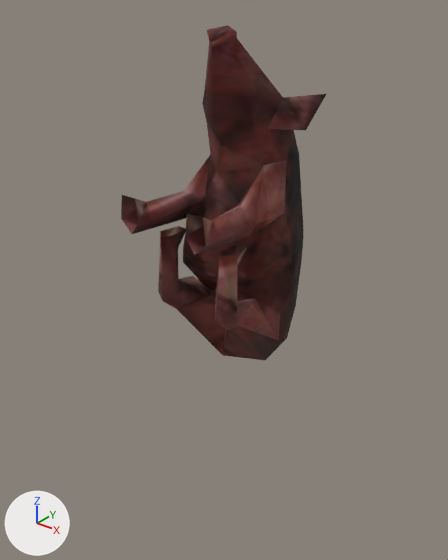
One commit to the glTF model apps/web/public/models/fauna/carcass-pig.glb: the scene before it, then after it.
The view is the same before and after, from a 50 mm camera at (1.713, -1.268, 1.303) aimed at (0.402, 0.371, 0.287). Lighting does not change. The marker at lower left points along +X, +Y and +Z. The older version comes first. Both versions are drawn at full value of the shape key 'hangs' of 'carcass-pig'; the numbers are the values there. Vertices at exactly the same position are counted once.

The scene before the commit, as lines of its bpy script (objects in view):
```python
me_carcass_pig = bpy.data.meshes.new('carcass-pig')
me_carcass_pig.from_pydata(...)  # 163 vertices, 303 faces; spans x 0.228..0.678, y 0.002..0.684, z -0.074..1.176
me_carcass_pig.materials.append(mat_carcass_pig_material)  # picture img_animal_pig_d
ob_carcass_pig = bpy.data.objects.new('carcass-pig', me_carcass_pig)
ob_carcass_pig.location = (0.0, 0.0, 0.0)
```
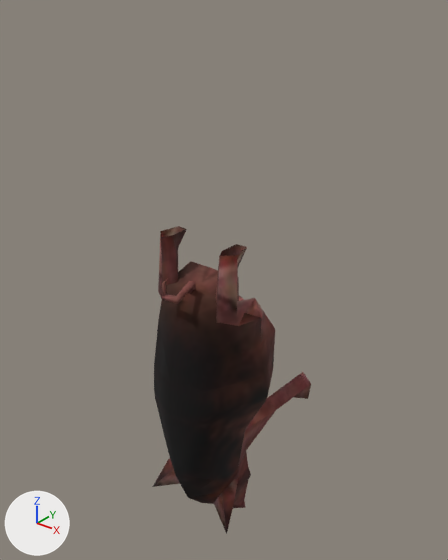
Where the change shows, as pixel boxes (x1, y1, x2, y2) in the pictures (448 x 560 px; the box of a moved part takes in the faces that stretch with it):
'carcass-pig', reshaped (23% narrower, 8% shorter): before (121, 26, 326, 360); after (153, 226, 311, 534)
part 1 of me_carcass_pig, moved or reshaped (not visible before): after (161, 278, 196, 304)
part 2 of me_carcass_pig, moved or reshaped: before (121, 26, 326, 360); after (153, 261, 311, 534)

Diff of the bpy script that builds the scene:
```diff
--- a/apps/web/public/models/fauna/carcass-pig.glb.py
+++ b/apps/web/public/models/fauna/carcass-pig.glb.py
@@ me_carcass_pig @@
 # used by ob_carcass_pig; location = (0.0, 0.0, 0.0)
-me_carcass_pig.from_pydata(...)  # 163 vertices, 303 faces; spans x 0.228..0.678, y 0.002..0.684, z -0.074..1.176
+me_carcass_pig.from_pydata(...)  # 163 vertices, 303 faces; spans x 0.228..0.678, y 0.002..0.684, z -0.824..0.517
+# me_carcass_pig part 1: the loose piece of 16 vertices spanning x 0.39..0.493, y 0.525..0.66, z -0.074..0.02 is turned -180 degrees about the x axis through its middle, then moved by (0.0, -0.5, 0.406)
+# me_carcass_pig part 2: 115 of 163 vertices moved; they spanned x 0.228..0.678, y 0.002..0.684, z -0.038..1.176 and now span x 0.228..0.678, y 0.002..0.684, z -0.824..0.389; mean shift (0.0, -0.051, -0.846); largest move (0.452, 0.33, 1.176) -> (0.452, 0.356, -0.824)
 me_carcass_pig.materials.append(mat_carcass_pig_material)
```
